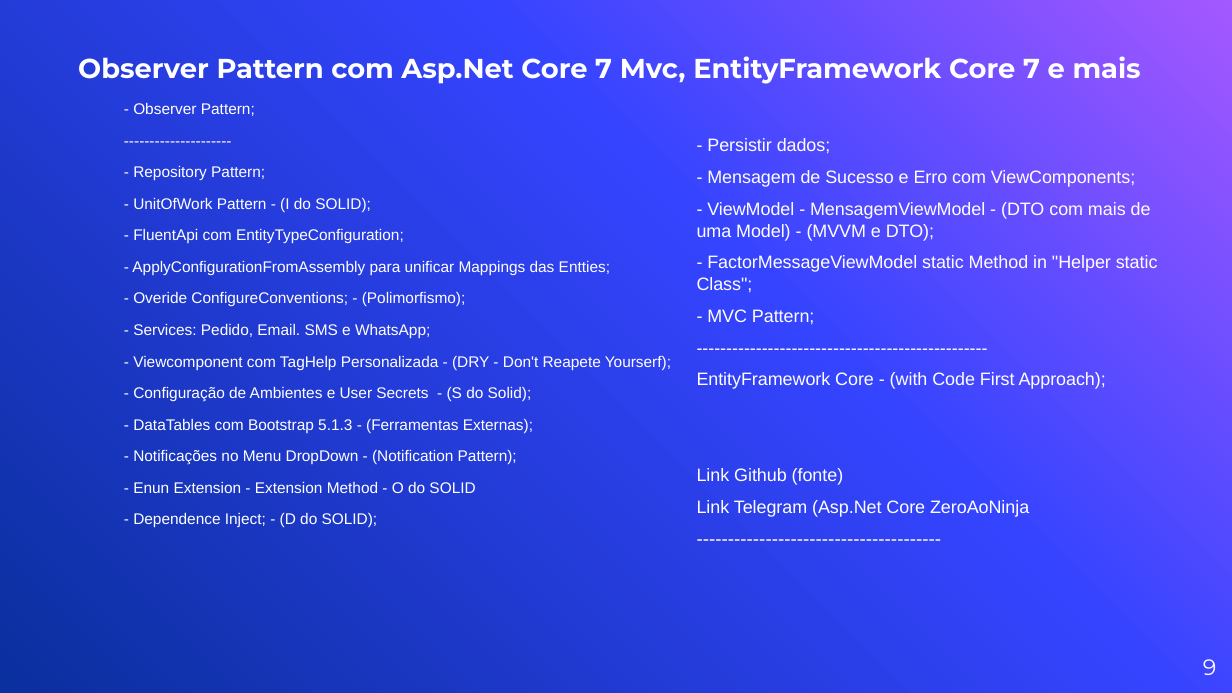
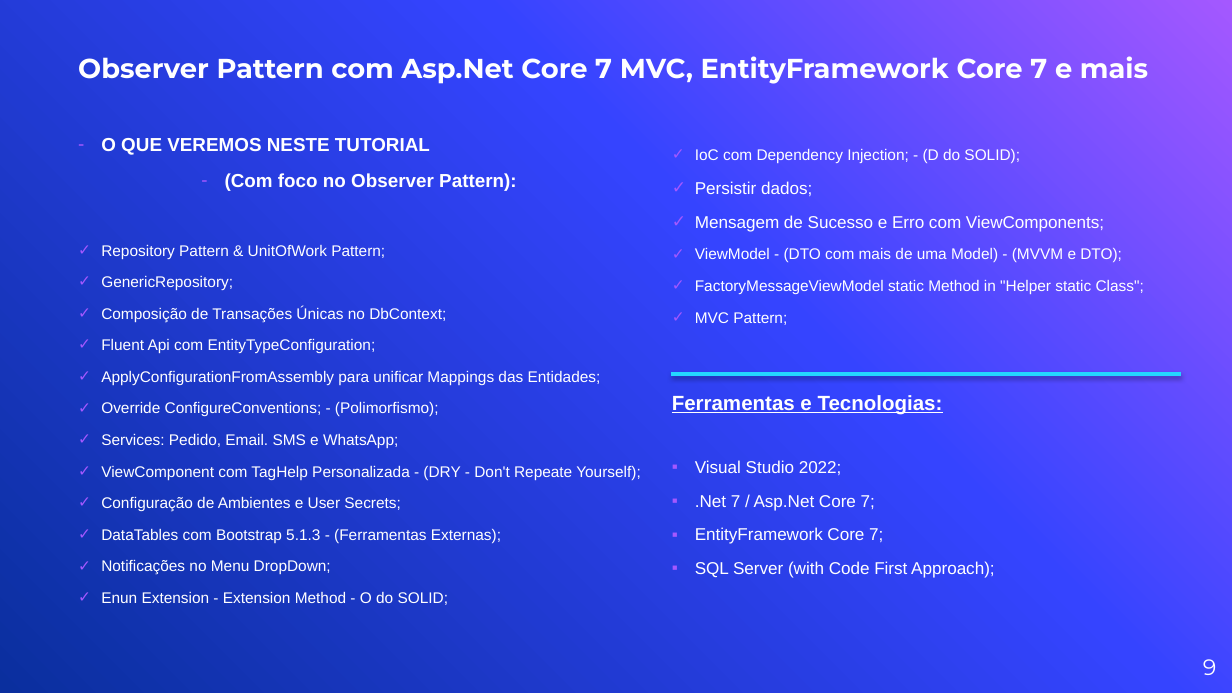
Before and after one commit to carlosItDevelop/observer-pattern-em-asp.netcore-mvc, a slide deck: slide 9 of Observer/docs-imgs/apresentacao-observer-dotnet7-mvc.pptx. Drawn at 1232x693 pixels with LibreOffice and Linux fonts; fonts in the diff are those of the drawing; background and template pictures are left out. Boxes give left, top, right and bottom in pixels: in the first picture for what was removed or moved away, otherwise in the second. Text is boxed around its words. In the diff, an @@ line names an element or a change of style, - is before the commit and + after.

```diff
--- a/Observer/docs-imgs/apresentacao-observer-dotnet7-mvc.pptx
+++ b/Observer/docs-imgs/apresentacao-observer-dotnet7-mvc.pptx
@@ title at [78, 56, 1148, 84]: text changed @@
-Observer Pattern com Asp.Net Core 7 Mvc, EntityFramework Core 7 e mais
+Observer Pattern com Asp.Net Core 7 MVC, EntityFramework Core 7 e mais
@@ text at [101, 138, 641, 575]: text changed @@
-- Observer Pattern;
----------------------
-- Repository Pattern;
-- UnitOfWork Pattern - (I do SOLID);
-- FluentApi com EntityTypeConfiguration;
-- ApplyConfigurationFromAssembly para unificar Mappings das Entties;
-- Overide ConfigureConventions; - (Polimorfismo);
-- Services: Pedido, Email. SMS e WhatsApp;
-- Viewcomponent com TagHelp Personalizada - (DRY - Don't Reapete Yourserf);
-- Configuração de Ambientes e User Secrets - (S do Solid);
-- DataTables com Bootstrap 5.1.3 - (Ferramentas Externas);
-- Notificações no Menu DropDown - (Notification Pattern);
-- Enun Extension - Extension Method - O do SOLID
-- Dependence Inject; - (D do SOLID);
+– O QUE VEREMOS NESTE TUTORIAL
+    – (Com foco no Observer Pattern):
+✓ Repository Pattern & UnitOfWork Pattern;
+✓ GenericRepository;
+✓ Composição de Transações Únicas no DbContext;
+✓ Fluent Api com EntityTypeConfiguration;
+✓ ApplyConfigurationFromAssembly para unificar Mappings das Entidades;
+✓ Override ConfigureConventions; - (Polimorfismo);
+✓ Services: Pedido, Email. SMS e WhatsApp;
+✓ ViewComponent com TagHelp Personalizada - (DRY - Don't Repeate Yourself);
+✓ Configuração de Ambientes e User Secrets;
+✓ DataTables com Bootstrap 5.1.3 - (Ferramentas Externas);
+✓ Notificações no Menu DropDown;
+✓ Enun Extension - Extension Method - O do SOLID;
@@ text at [672, 149, 1144, 578]: text changed; size 10.5 to 9 pt @@
-- Persistir dados;
-- Mensagem de Sucesso e Erro com ViewComponents;
-- ViewModel - MensagemViewModel - (DTO com mais de uma Model) - (MVVM e DTO);
-- FactorMessageViewModel static Method in "Helper static Class";
-- MVC Pattern;
--------------------------------------------------
-EntityFramework Core - (with Code First Approach);
-Link Github (fonte)
-Link Telegram (Asp.Net Core ZeroAoNinja
----------------------------------------
+✓ IoC com Dependency Injection; - (D do SOLID);
+✓ Persistir dados;
+✓ Mensagem de Sucesso e Erro com ViewComponents;
+✓ ViewModel - (DTO com mais de uma Model) - (MVVM e DTO);
+✓ FactoryMessageViewModel static Method in "Helper static Class";
+✓ MVC Pattern;
+Ferramentas e Tecnologias:
+▪ Visual Studio 2022;
+▪ .Net 7 / Asp.Net Core 7;
+▪ EntityFramework Core 7;
+▪ SQL Server (with Code First Approach);
@@ line added from (671, 375) to (1181, 375), #24D6FF 2 pt @@
```
Also in this commit, not shown: 1 other slide changed, 2 other files.
